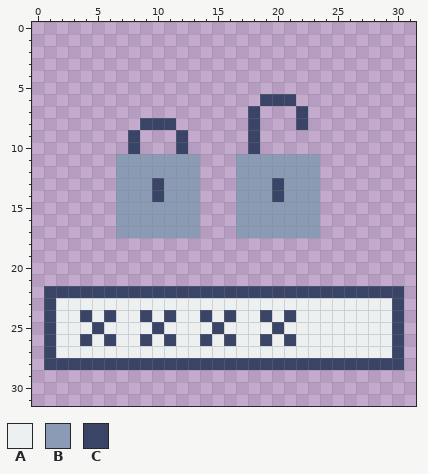
File history of a pixel-art sprite, sprites/sPhishing/d3a52ec4-94cb-4b79-9ece-61bb49410e84.png. Above: the version before the commit.
The file is 32x32 pixels.
Palette (. is transparent): A #ecf0f1  B #8b9bb5  C #3a4467
Pixels before, first column x 1:
 6 ..................CCC.........
 7 .................C...C........
 8 ........CCC......C...C........
 9 .......C...C.....C............
10 .......C...C.....C............
11 ......BBBBBBB...BBBBBBB.......
12 ......BBBBBBB...BBBBBBB.......
13 ......BBBCBBB...BBBCBBB.......
14 ......BBBCBBB...BBBCBBB.......
15 ......BBBBBBB...BBBBBBB.......
16 ......BBBBBBB...BBBBBBB.......
17 ......BBBBBBB...BBBBBBB.......
18 ..............................
19 ..............................
20 ..............................
21 ..............................
22 CCCCCCCCCCCCCCCCCCCCCCCCCCCCCC
23 CAAAAAAAAAAAAAAAAAAAAAAAAAAAAC
24 CAACACAACACAACACAACACAAAAAAAAC
25 CAAACAAAACAAAACAAAACAAAAAAAAAC
26 CAACACAACACAACACAACACAAAAAAAAC
27 CAAAAAAAAAAAAAAAAAAAAAAAAAAAAC
28 CCCCCCCCCCCCCCCCCCCCCCCCCCCCCC
And afterwards:
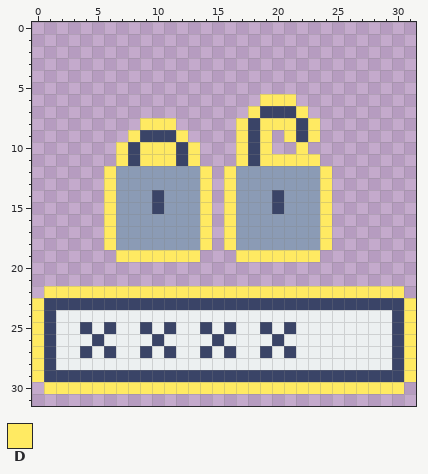
Colours new in this view: D #ffea62
Difference:
y 6: x 19..21 CCC -> DDD
y 7: x 18..22 C...C -> DCCCD
y 8: x 9..11 CCC -> DDD; x 17 . -> D; x 19..21 ... -> DDD; x 23 . -> D
y 9: x 8..12 C...C -> DCCCD; x 17 . -> D; x 19 . -> D; x 21..23 ... -> DCD
y 10: x 7 . -> D; x 9..11 ... -> DDD; x 13 . -> D; x 17 . -> D; x 19 . -> D; x 22 . -> D
y 11: x 7..13 BBBBBBB -> DCDDDCD; x 17..23 BBBBBBB -> DCDDDDD
y 12: x 6 . -> D; x 14 . -> D; x 16 . -> D; x 24 . -> D
y 13: x 6 . -> D; x 10 C -> B; x 14 . -> D; x 16 . -> D; x 20 C -> B; x 24 . -> D
y 14: x 6 . -> D; x 14 . -> D; x 16 . -> D; x 24 . -> D
y 15: x 6 . -> D; x 10 B -> C; x 14 . -> D; x 16 . -> D; x 20 B -> C; x 24 . -> D
y 16..17: x 6 . -> D; x 14 . -> D; x 16 . -> D; x 24 . -> D
y 18: x 6..14 ......... -> DBBBBBBBD; x 16..24 ......... -> DBBBBBBBD
y 19: x 7..13 ....... -> DDDDDDD; x 17..23 ....... -> DDDDDDD
y 22: x 1..30 CCCCCCCCCCCCCCCCCCCCCCCCCCCCCC -> DDDDDDDDDDDDDDDDDDDDDDDDDDDDDD
y 23: x 0 . -> D; x 2..29 AAAAAAAAAAAAAAAAAAAAAAAAAAAA -> CCCCCCCCCCCCCCCCCCCCCCCCCCCC; x 31 . -> D
y 24: x 0 . -> D; x 4 C -> A; x 6 C -> A; x 9 C -> A; x 11 C -> A; x 14 C -> A; x 16 C -> A; x 19 C -> A; x 21 C -> A; x 31 . -> D
y 25: x 0 . -> D; x 4..6 ACA -> CAC; x 9..11 ACA -> CAC; x 14..16 ACA -> CAC; x 19..21 ACA -> CAC; x 31 . -> D
y 26: x 0 . -> D; x 4..6 CAC -> ACA; x 9..11 CAC -> ACA; x 14..16 CAC -> ACA; x 19..21 CAC -> ACA; x 31 . -> D
y 27: x 0 . -> D; x 4 A -> C; x 6 A -> C; x 9 A -> C; x 11 A -> C; x 14 A -> C; x 16 A -> C; x 19 A -> C; x 21 A -> C; x 31 . -> D
y 28: x 0 . -> D; x 2..29 CCCCCCCCCCCCCCCCCCCCCCCCCCCC -> AAAAAAAAAAAAAAAAAAAAAAAAAAAA; x 31 . -> D
y 29: x 0..31 ................................ -> DCCCCCCCCCCCCCCCCCCCCCCCCCCCCCCD
y 30: x 1..30 .............................. -> DDDDDDDDDDDDDDDDDDDDDDDDDDDDDD
Pixel boxes of the changes (left, top, right, bottom) in both pictures:
changed: (32, 94, 416, 394)
